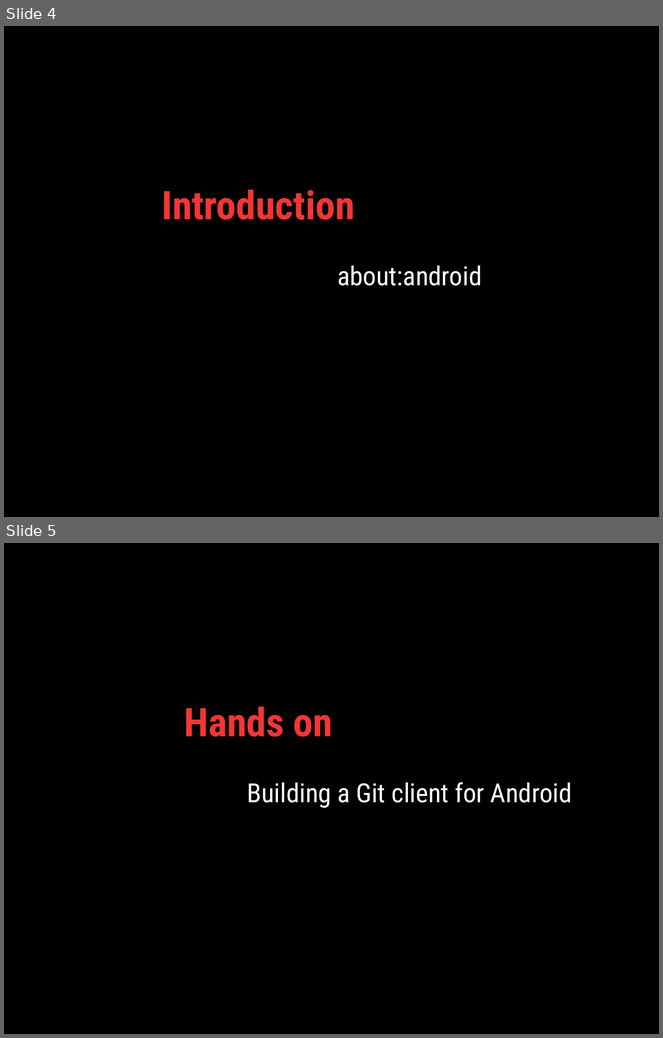
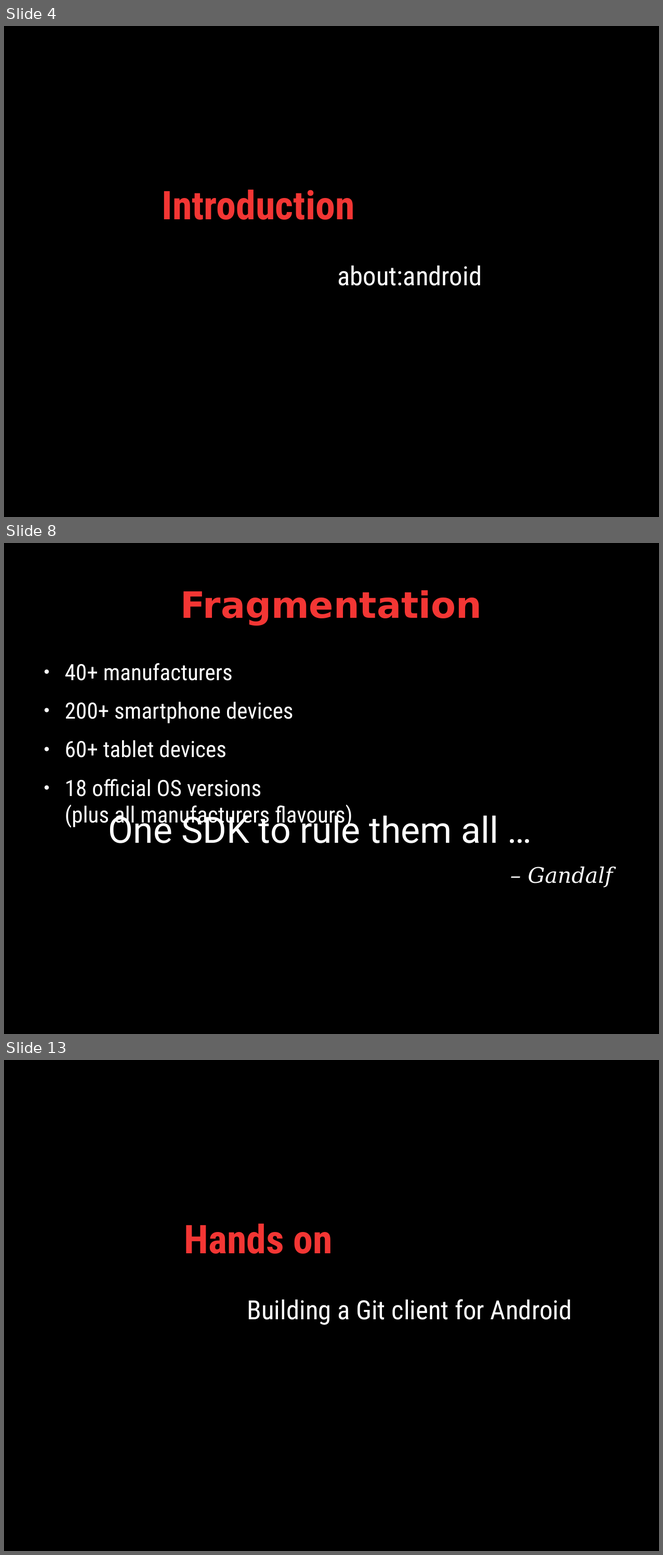
Before and after one commit to jbng/AngelHack-Android-Workshop, a slide deck: Presentation/presentation.odp. Shown one above the other, each under a label of ours: slides 4 and 5 before the commit, slides 4, 8 and 13 after it; the slides between them are not shown. The pictures are 663x1038 and 663x1555 pixels, drawn with LibreOffice and Linux fonts; fonts in the diff are those of the drawing. Boxes give left, top, right and bottom in pixels: in the first picture for what was removed or moved away, otherwise in the second. Text is boxed around its words. In the diff, an @@ line names an element or a change of style, - is before the commit and + after.

```diff
--- a/Presentation/presentation.odp
+++ b/Presentation/presentation.odp
@@ slide 8 added at box(4, 543, 659, 1034), background #000000 @@
@@ title added at box(181, 590, 482, 626), 44 pt, text #F33634, bold @@
+Fragmentation
@@ text added at box(65, 663, 353, 829), 27.2 pt, text #FFFFFF @@
+● 40+ manufacturers
+● 200+ smartphone devices
+● 60+ tablet devices
+● 18 official OS versions
+  (plus all manufacturers flavours)
@@ text added at box(109, 810, 613, 888), 44 pt, text #FFFFFF @@
+One SDK to rule them all …
+– Gandalf
@@ what was slide 5 is now slide 13 @@
```
Also in this commit, not shown: 7 other slides added.
